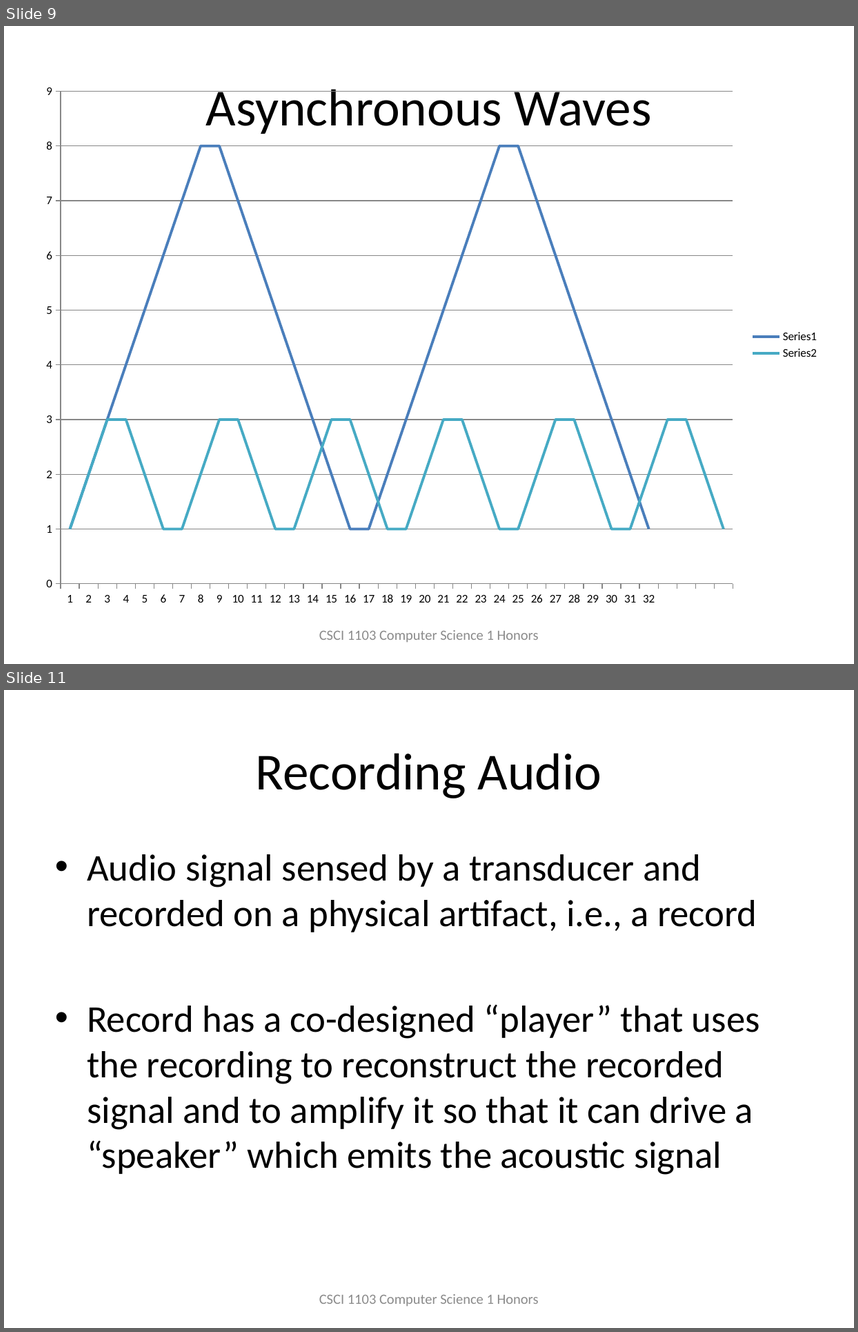
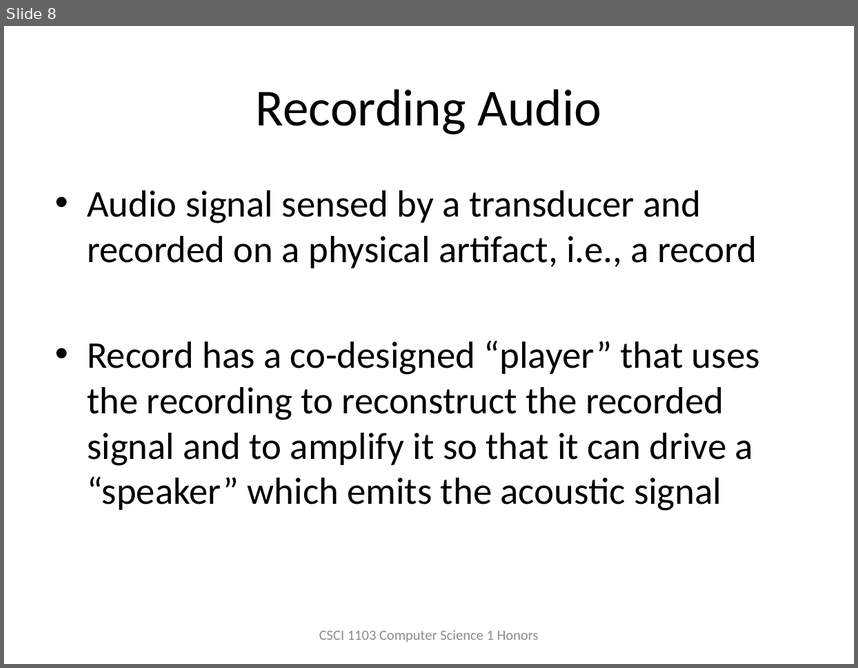
Before and after one commit to BC-CSCI1103/Week09, a slide deck: slides/F.10.30.DigitalAudio.pptx. Shown one above the other, each under a label of ours: slides 9 and 11 before the commit, slide 8 after it; the slides between them are not shown. The pictures are 858x1332 and 858x668 pixels, drawn with LibreOffice and Linux fonts; fonts in the diff are those of the drawing. Boxes give left, top, right and bottom in pixels: in the first picture for what was removed or moved away, otherwise in the second. Text is boxed around its words. In the diff, an @@ line names an element or a change of style, - is before the commit and + after.

```diff
--- a/slides/F.10.30.DigitalAudio.pptx
+++ b/slides/F.10.30.DigitalAudio.pptx
@@ slide 9 removed at <box>4,26,854,664</box>, background #FFFFFF @@
@@ line chart removed at <box>30,74,828,616</box> @@
-categories: 1, 2, 3, 4, 5, 6, 7, 8, 9, 10, 11, 12, 13, 14, 15, 16, 17, 18, 19, 20, 21, 22, 23, 24, 25, 26, 27, 28, 29, 30, 31, 32, 33, 34, 35, 36
-: 1, 2, 3, 4, 5, 6, 7, 8, 8, 7, 6, 5, 4, 3, 2, 1, 1, 2, 3, 4, 5, 6, 7, 8, 8, 7, 6, 5, 4, 3, 2, 1, -, -, -, -
-: 
-: 
-: 
-: 1, 2, 3, 3, 2, 1, 1, 2, 3, 3, 2, 1, 1, 2, 3, 3, 2, 1, 1, 2, 3, 3, 2, 1, 1, 2, 3, 3, 2, 1, 1, 2, 3, 3, 2, 1
@@ title removed at <box>206,89,651,134</box> @@
-Asynchronous Waves
@@ text removed at <box>319,630,539,641</box> @@
-CSCI 1103 Computer Science 1 Honors
@@ what was slide 11 is now slide 8 @@
```
Also in this commit, not shown: 2 other slides removed, 20 other files.
